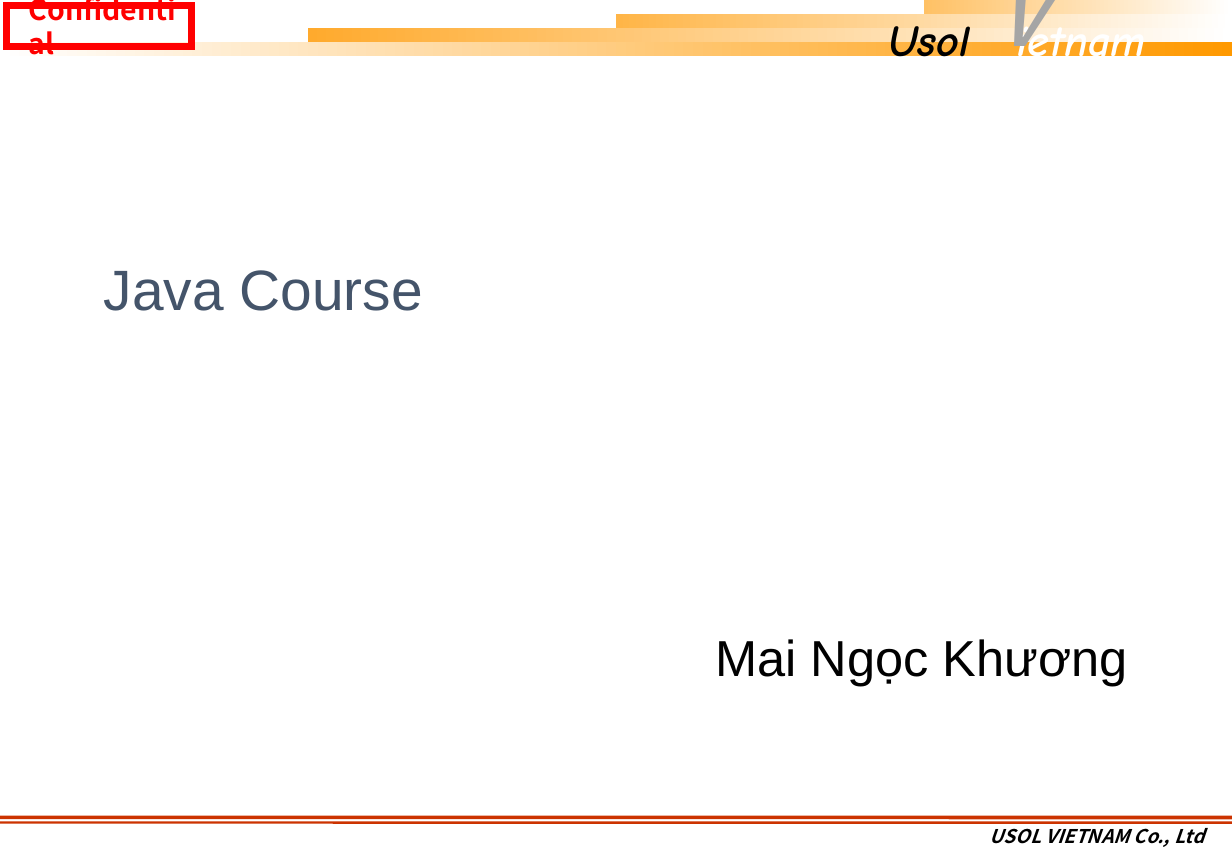
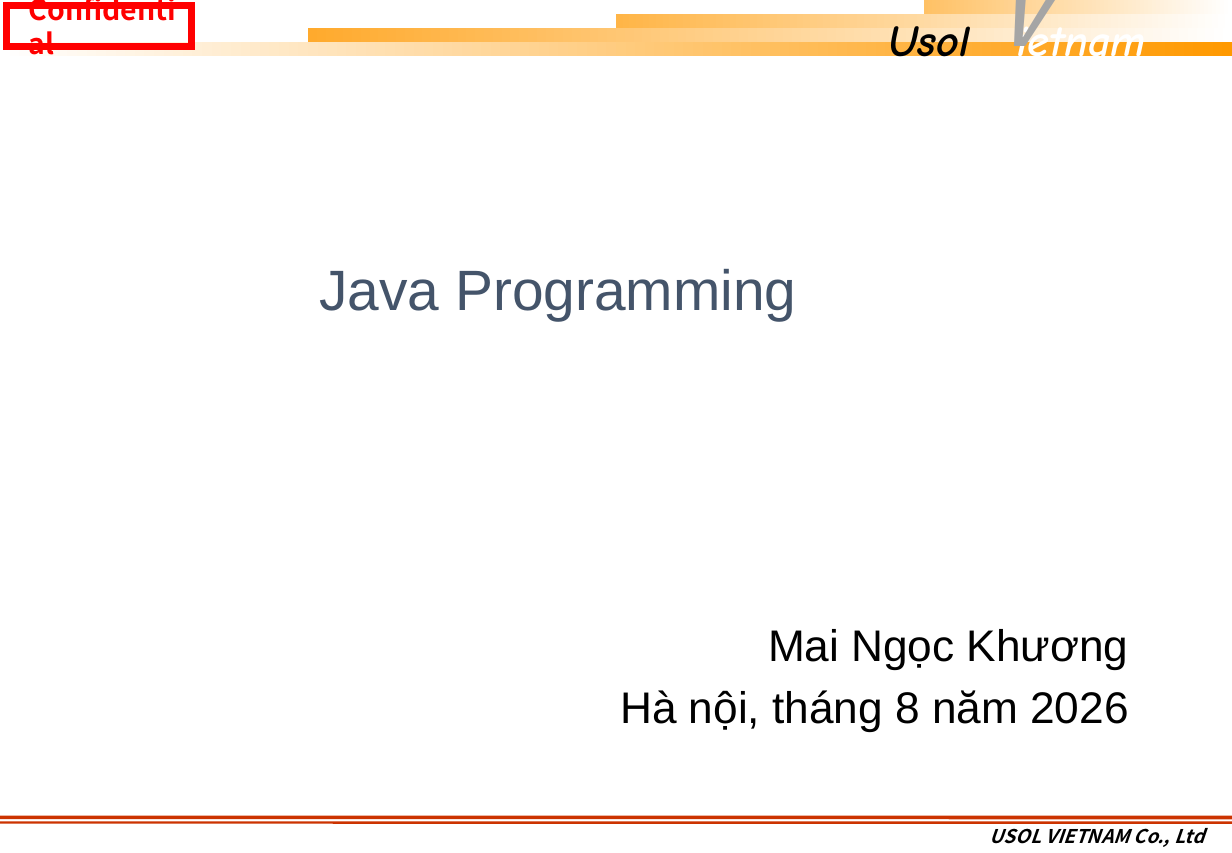
Before and after one commit to khuongmaingoc/javaDoc, a slide deck: slide 1 of Java_Week1.pptx. Drawn at 1232x853 pixels with LibreOffice and Linux fonts; fonts in the diff are those of the drawing; background and template pictures are left out. Boxes give left, top, right and bottom in pixels: in the first picture for what was removed or moved away, otherwise in the second. Text is boxed around its words. In the diff, an @@ line names an element or a change of style, - is before the commit and + after.

Commit message:
update Java_Week1

```diff
--- a/Java_Week1.pptx
+++ b/Java_Week1.pptx
@@ title at bbox=[319, 269, 796, 320]: text changed @@
-Java Course
+Java Programming
@@ subtitle at bbox=[768, 629, 1129, 670]: size 32 to 28 pt in "Mai Ngọc Khương" @@
@@ subtitle at bbox=[620, 690, 1128, 732]: paragraph added @@
+Hà nội, tháng 8 năm 2026
```
Also in this commit, not shown: 5 other slides changed, 26 slides added, 3 slides removed, 1 other file.
